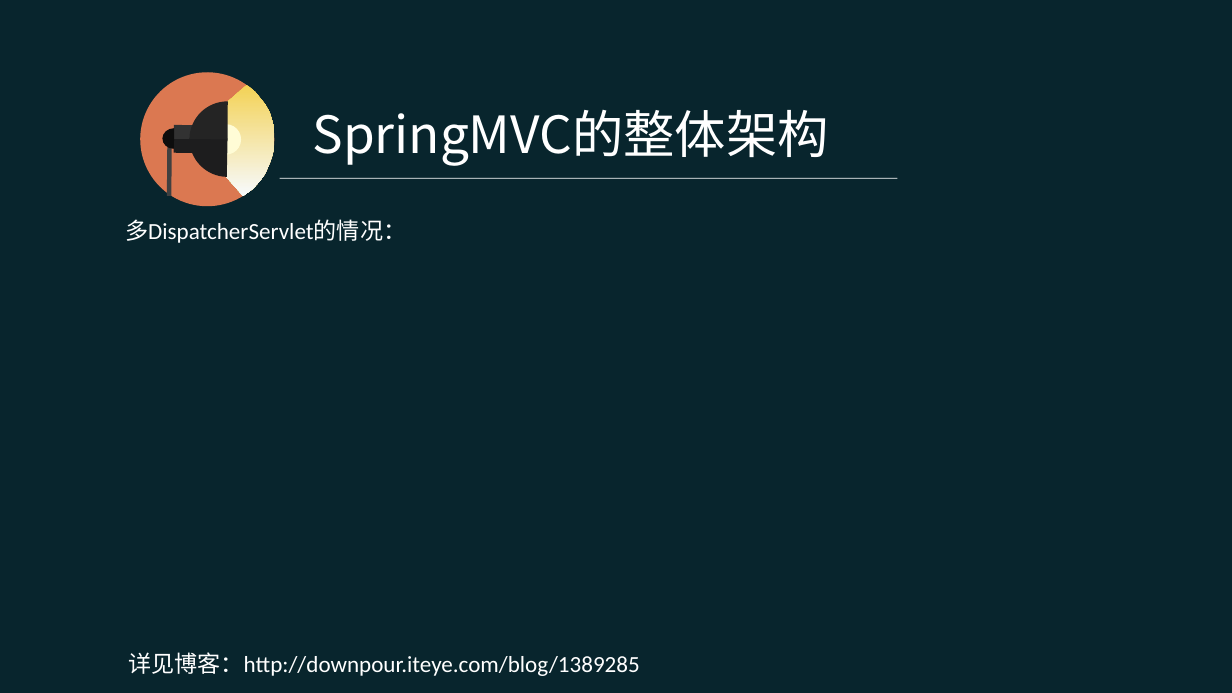
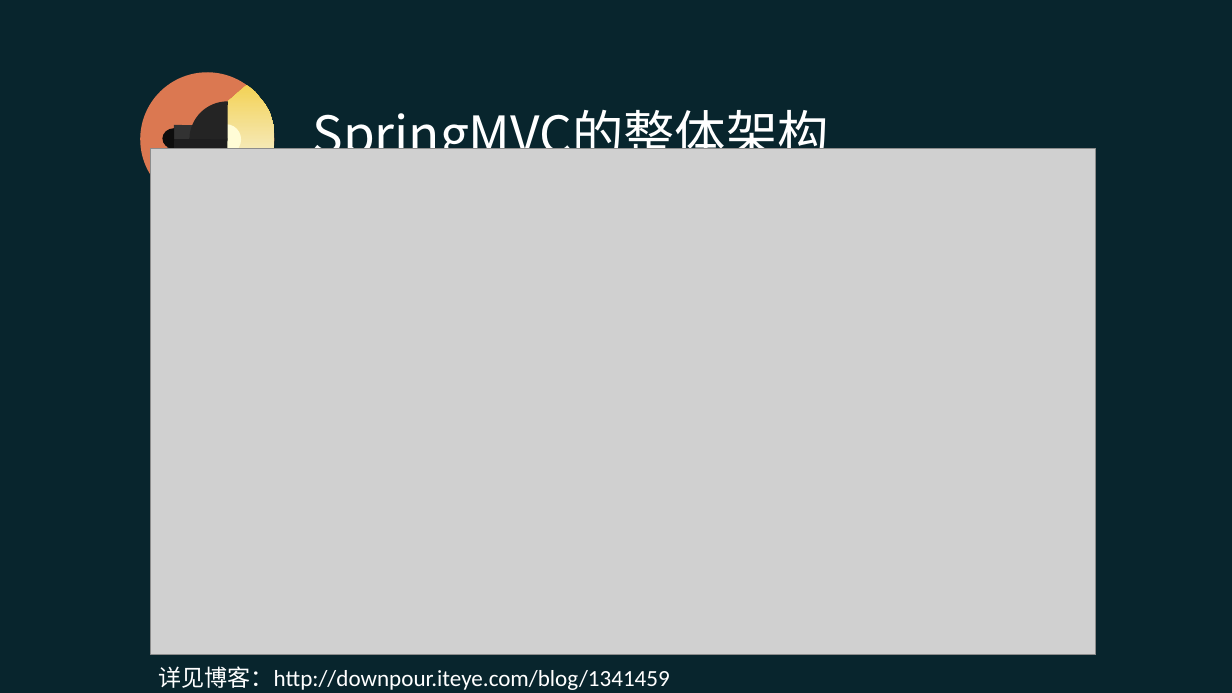
Before and after one commit to pingpangkuangmo/blog, a slide deck: slide 34 of 2015-4/SpringMVC的设计分享.ppt (slide 32 before the commit). Drawn at 1232x693 pixels with LibreOffice and Linux fonts; fonts in the diff are those of the drawing; grey boxes stand for pictures. Boxes give left, top, right and bottom in pixels: in the first picture for what was removed or moved away, otherwise in the second. Text is boxed around its words. In the diff, an @@ line names an element or a change of style, - is before the commit and + after.

```diff
--- a/2015-4/SpringMVC的设计分享.ppt
+++ b/2015-4/SpringMVC的设计分享.ppt
@@ picture added at bbox=[151, 149, 1095, 655] @@
@@ line removed from (280, 178) to (897, 178) @@
@@ text removed at bbox=[125, 219, 406, 243] @@
-多DispatcherServlet的情况：
@@ text at bbox=[158, 666, 670, 690]: text changed @@
-详见博客：http://downpour.iteye.com/blog/1389285
+详见博客：http://downpour.iteye.com/blog/1341459
```
Also in this commit, not shown: 1 other slide changed, 3 slides added.
